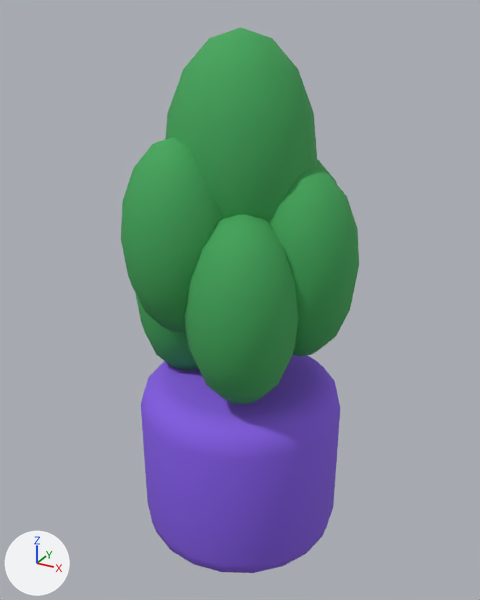
The glTF model public/models/furniture/plant.glb: old version first, new version second.
Rendered twice from a 50 mm camera at (0.5, -0.911, 0.921) aimed at (-0.004, 0.005, 0.463). The axes (+X, +Y, +Z) are drawn at lower left. The lights are the same throughout. The picture after the commit comes second.

Names of what the first picture shows: 'Plant'.
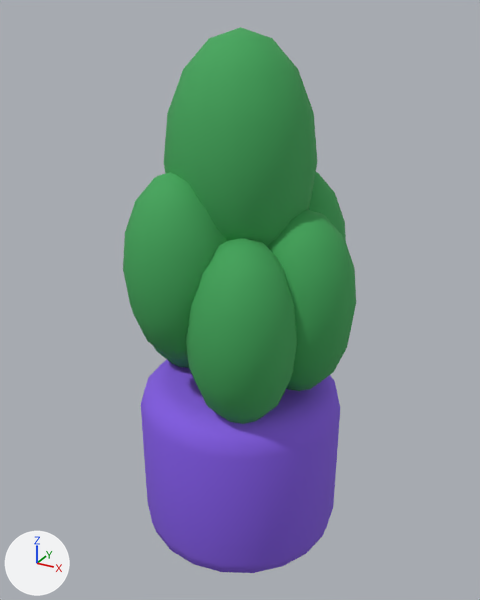
Where the change shows, as pixel boxes (x1, y1, x2, y2) in the pictures (480 x 600 px; the box of a moved part takes in the faces that stretch with it):
```json
{"object": "Plant", "change": "reshaped", "before": [121, 27, 359, 573], "after": [123, 27, 356, 573]}
{"part": 1, "of": "me_plant", "change": "moved or reshaped", "before": [269, 169, 359, 356], "after": [267, 210, 356, 391]}
{"part": 2, "of": "me_plant", "change": "moved or reshaped", "before": [316, 160, 337, 184], "after": [309, 172, 346, 241], "on screen": "mostly hidden before"}
{"part": 3, "of": "me_plant", "change": "moved or reshaped", "before": [135, 293, 199, 370], "after": [154, 347, 189, 368], "on screen": "mostly hidden afterwards"}
{"part": 4, "of": "me_plant", "change": "moved or reshaped", "before": [121, 137, 223, 332], "after": [123, 172, 227, 360]}
{"part": 5, "of": "me_plant", "change": "moved or reshaped", "before": [184, 215, 299, 404], "after": [186, 238, 297, 424]}
```

Scene script edits in JSON lines:
```json
{"block": "me_plant", "where": "me_plant.from_pydata(...)  # 762 vertices, 1492 faces; spans x -0.201..0.201, y -0.186..0.186, z 0.0..0.895"}
{"block": "me_plant", "where": "# used by ob_plant; location = (0.0, 0.0, 0.0)"}
{"block": "me_plant", "change": "me_plant part 1: the loose piece of 86 vertices spanning x 0.019..0.201, y -0.091..0.091, z 0.393..0.705 is moved by (0.0, 0.0, -0.065)"}
{"block": "me_plant", "change": "me_plant part 2: the loose piece of 86 vertices spanning x -0.036..0.146, y 0.004..0.186, z 0.391..0.703 is moved by (0.0, 0.0, -0.021)"}
{"block": "me_plant", "change": "me_plant part 3: the loose piece of 86 vertices spanning x -0.201..-0.019, y -0.091..0.091, z 0.304..0.616 is moved by (0.0, 0.0, 0.007)"}
{"block": "me_plant", "change": "me_plant part 4: the loose piece of 86 vertices spanning x -0.146..0.036, y -0.186..-0.004, z 0.438..0.75 is moved by (0.0, 0.0, -0.05)"}
{"block": "me_plant", "change": "me_plant part 5: the loose piece of 86 vertices spanning x -0.036..0.146, y -0.186..-0.004, z 0.338..0.65 is moved by (0.0, 0.0, -0.038)"}
```
